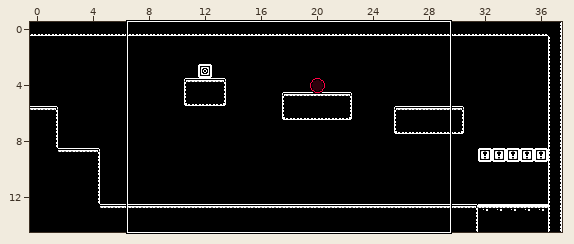
An edit to a level. LDtk project, builds/Crankwell.pdx/Levels/World.ldtk. The first picture is a wide view before the edit; the outline marks the close-up.
Close-up. Before the edit:
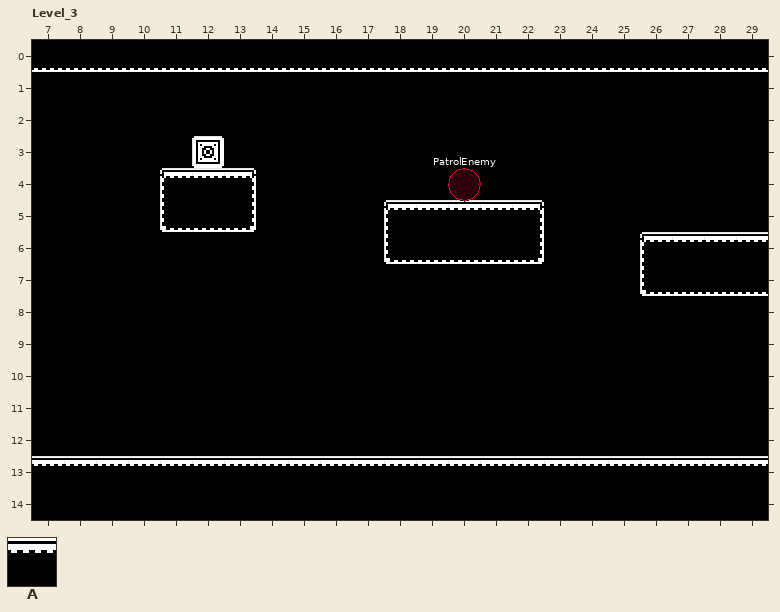
Cells are 16x16 px. Shown: Level_3 x 7..29, y 0..14. The commit also changed other parts of the map, which this record leaves out.
Key: from "Walls": A 1 "solid".
_ is an empty cell.
Layer "Walls" before, first column x 7:
 0 AAAAAAAAAAAAAAAAAAAAAAA
 1 _______________________
 2 _______________________
 3 _______________________
 4 ____AAA________________
 5 ____AAA____AAAAA_______
 6 ___________AAAAA___AAAA
 7 ___________________AAAA
 8 _______________________
 9 _______________________
10 _______________________
11 _______________________
12 _______________________
13 AAAAAAAAAAAAAAAAAAAAAAA
14 AAAAAAAAAAAAAAAAAAAAAAA
The result:
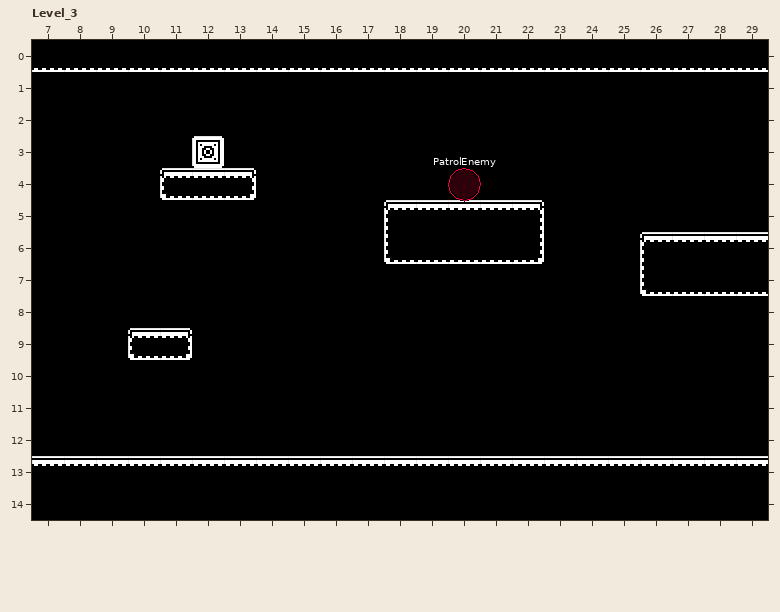
Edits made:
Layer "Walls":
The author put tile A in row 9 at x 10 to 11.
Tile A is removed in row 5 at x 11 to 13.
